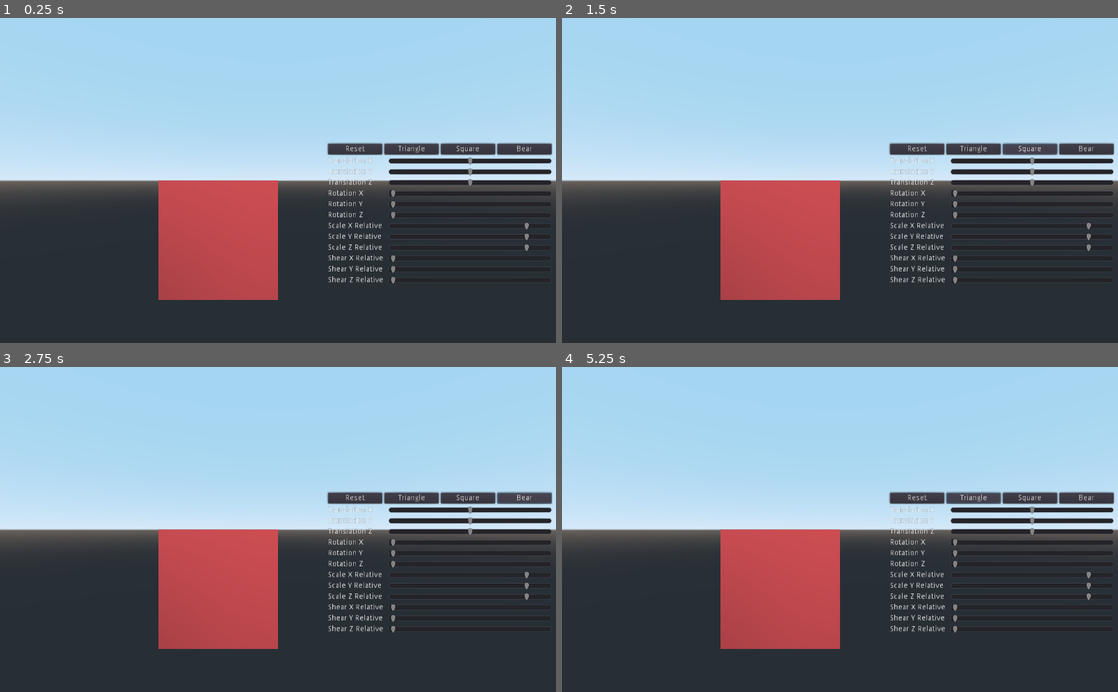
Above: before the commit, frames 1-4 (two rows, left to right).
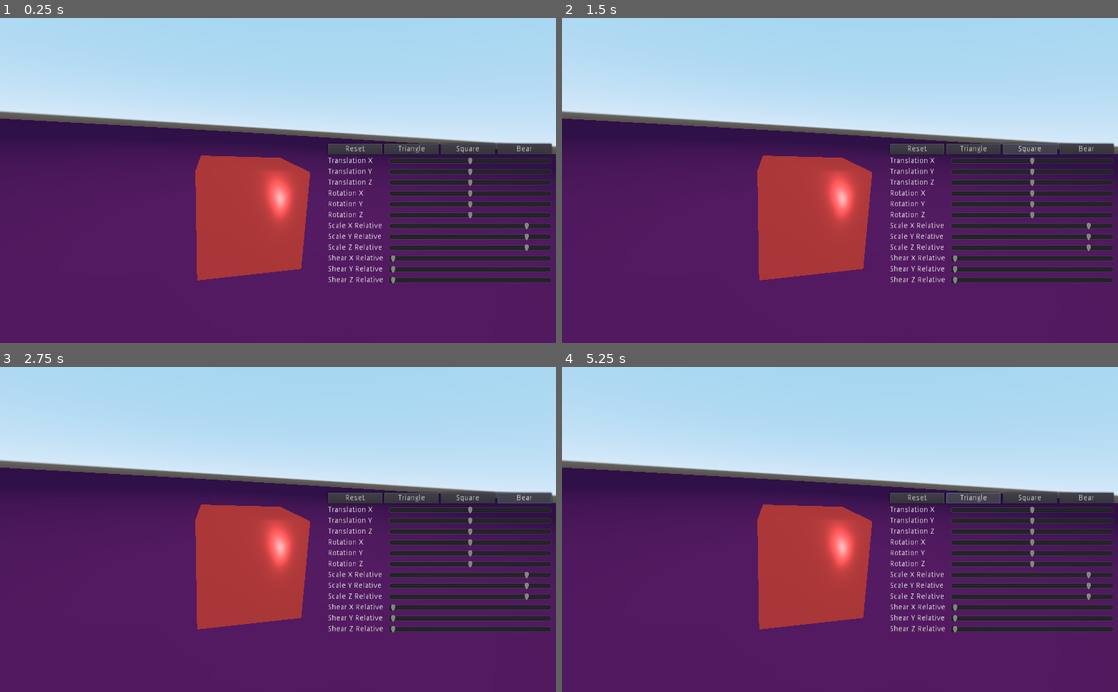
Above: after the commit, the same moments.

Repository: lan666as/ApesBersama
Game: Godot game, scene res://TVG3D.tscn
Same seed, same stepped clock (60 frames per second), same inputs: the game is played once before the commit and once after it.
Inputs:
- Up to frame 1 (0.25 s): no input
- Up to frame 2 (1.5 s): click "Triangle" at 0.5 s; click "Square" at 1.25 s
- Up to frame 3 (2.75 s): click "Bear" at 2 s
- Up to frame 4 (5.25 s): click "Triangle" at 2.75 s; click "Square" at 3.5 s; click "Bear" at 4.25 s; click "Triangle" at 5 s

The runs differ from the first frame. In frame 1, 61% of the frame differs, in the area x 0-100%, y 20-100%; in frame 2, 61%; in frame 3, 61%; in frame 4, 61%.
Error in both runs: Invalid call. Nonexistent function 'triangle' in base 'Spatial (TVG3D.gd)'. (res://Hud.gd:53)

Commit message:
fix rotate

Diff:
--- a/Hud.tscn
+++ b/Hud.tscn
@@ -143,7 +143,8 @@
 margin_right = 412.0
 margin_bottom = 76.0
 rect_min_size = Vector2( 300, 0 )
-max_value = 360.0
+min_value = -180.0
+max_value = 180.0
 rounded = true
 
 [node name="Label9" type="Label" parent="VBoxContainer/GridContainer"]
@@ -158,7 +159,8 @@
 margin_right = 412.0
 margin_bottom = 96.0
 rect_min_size = Vector2( 300, 0 )
-max_value = 360.0
+min_value = -180.0
+max_value = 180.0
 rounded = true
 
 [node name="Label10" type="Label" parent="VBoxContainer/GridContainer"]
@@ -173,7 +175,8 @@
 margin_right = 412.0
 margin_bottom = 116.0
 rect_min_size = Vector2( 300, 0 )
-max_value = 360.0
+min_value = -180.0
+max_value = 180.0
 rounded = true
 
 [node name="Label3" type="Label" parent="VBoxContainer/GridContainer"]
--- a/TVG3D.gd
+++ b/TVG3D.gd
@@ -204,19 +204,22 @@
 		new2.z = new.z + new.x * shear_z + new.y * shear_z
 
 #Jadikan satubaris
+		var new3 = Vector3()
 		# Set rotation X axis
-		next[i].x = new2.x * cos(rot_z * PI / 180) - new2.y * sin(rot_z * PI/180)
-		next[i].y = new2.x * sin(rot_z * PI / 180) + new2.y * cos(rot_z * PI/180)
-		next[i].z = new2.z
+		new3.x = new2.x
+		new3.y = new2.y * cos(rot_x * PI / 180) - new2.z * sin(rot_x * PI / 180)
+		new3.z = new2.y * sin(rot_x * PI / 180) + new2.z * cos(rot_x * PI / 180)
 
 		# Set rotation Y axis
-		next[i].x = new2.x * cos(rot_z * PI / 180) - new2.y * sin(rot_z * PI/180)
-		next[i].y = new2.x * sin(rot_z * PI / 180) + new2.y * cos(rot_z * PI/180)
-		next[i].z = new2.z
+		var new4 = Vector3()
+		new4.x = new3.x * cos(rot_y * PI / 180) + new3.z * sin(rot_y * PI / 180)
+		new4.y = new3.y
+		new4.z = new3.x * -sin(rot_y * PI / 180) + new3.z * cos(rot_y * PI / 180)
+
 #		# Set rotation Z axis
-		next[i].x = new2.x * cos(rot_z * PI / 180) - new2.y * sin(rot_z * PI/180)
-		next[i].y = new2.x * sin(rot_z * PI / 180) + new2.y * cos(rot_z * PI/180)
-		next[i].z = new2.z
+		next[i].x = new4.x * cos(rot_z * PI / 180) - new4.y * sin(rot_z * PI / 180)
+		next[i].y = new4.x * sin(rot_z * PI / 180) + new4.y * cos(rot_z * PI / 180)
+		next[i].z = new4.z
 
 		# Set translation
 		next[i] = next[i] + Vector3(trans_x, trans_y, trans_z)
--- a/TVG3D.tscn
+++ b/TVG3D.tscn
@@ -1,10 +1,45 @@
-[gd_scene load_steps=4 format=2]
+[gd_scene load_steps=14 format=2]
 
 [ext_resource path="res://Hud.tscn" type="PackedScene" id=1]
 [ext_resource path="res://TVG3D.gd" type="Script" id=2]
 
+[sub_resource type="OpenSimplexNoise" id=2]
+
+[sub_resource type="NoiseTexture" id=3]
+noise = SubResource( 2 )
+
+[sub_resource type="OpenSimplexNoise" id=4]
+
+[sub_resource type="NoiseTexture" id=5]
+noise = SubResource( 4 )
+
+[sub_resource type="OpenSimplexNoise" id=6]
+
+[sub_resource type="NoiseTexture" id=7]
+noise = SubResource( 6 )
+
+[sub_resource type="OpenSimplexNoise" id=8]
+
+[sub_resource type="NoiseTexture" id=9]
+noise = SubResource( 8 )
+
 [sub_resource type="SpatialMaterial" id=1]
+params_diffuse_mode = 4
 albedo_color = Color( 0.784314, 0.247059, 0.247059, 1 )
+albedo_texture = SubResource( 3 )
+metallic = 1.0
+metallic_specular = 0.0
+metallic_texture = SubResource( 5 )
+roughness = 0.51
+roughness_texture = SubResource( 7 )
+subsurf_scatter_enabled = true
+subsurf_scatter_strength = 0.61
+subsurf_scatter_texture = SubResource( 9 )
+
+[sub_resource type="PlaneMesh" id=10]
+
+[sub_resource type="SpatialMaterial" id=11]
+albedo_color = Color( 0.294118, 0, 0.290196, 1 )
 
 [node name="TVG3D" type="Spatial"]
 script = ExtResource( 2 )
@@ -13,7 +48,7 @@
 DrawingPath = NodePath("..")
 
 [node name="Camera" type="Camera" parent="."]
-transform = Transform( -1.62921e-07, 0, 1, 0, 1, 0, -1, 0, -1.62921e-07, 2.94507, 2, 0 )
+transform = Transform( 0.266039, -0.225444, 0.937229, 0.0615619, 0.974256, 0.216876, -0.961994, -7.74332e-09, 0.273069, 2.94507, 2.37215, 0.870925 )
 
 [node name="OmniLight" type="OmniLight" parent="."]
 transform = Transform( 1, 0, 0, 0, 1, 0, 0, 0, 1, 0, 8, 0 )
@@ -21,3 +56,8 @@
 
 [node name="MeshInstance" type="MeshInstance" parent="."]
 material_override = SubResource( 1 )
+
+[node name="MeshInstance2" type="MeshInstance" parent="."]
+transform = Transform( 100, 0, 0, 0, 1, 0, 0, 0, 100, 0, 0, 0 )
+mesh = SubResource( 10 )
+material/0 = SubResource( 11 )
